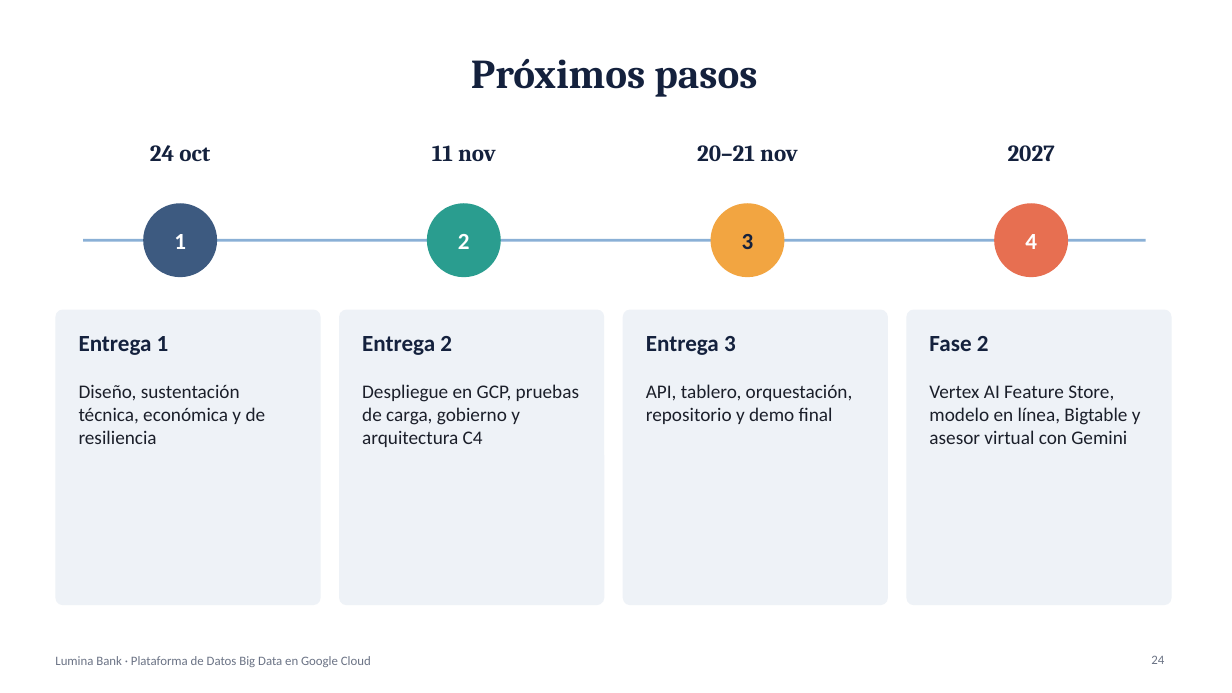
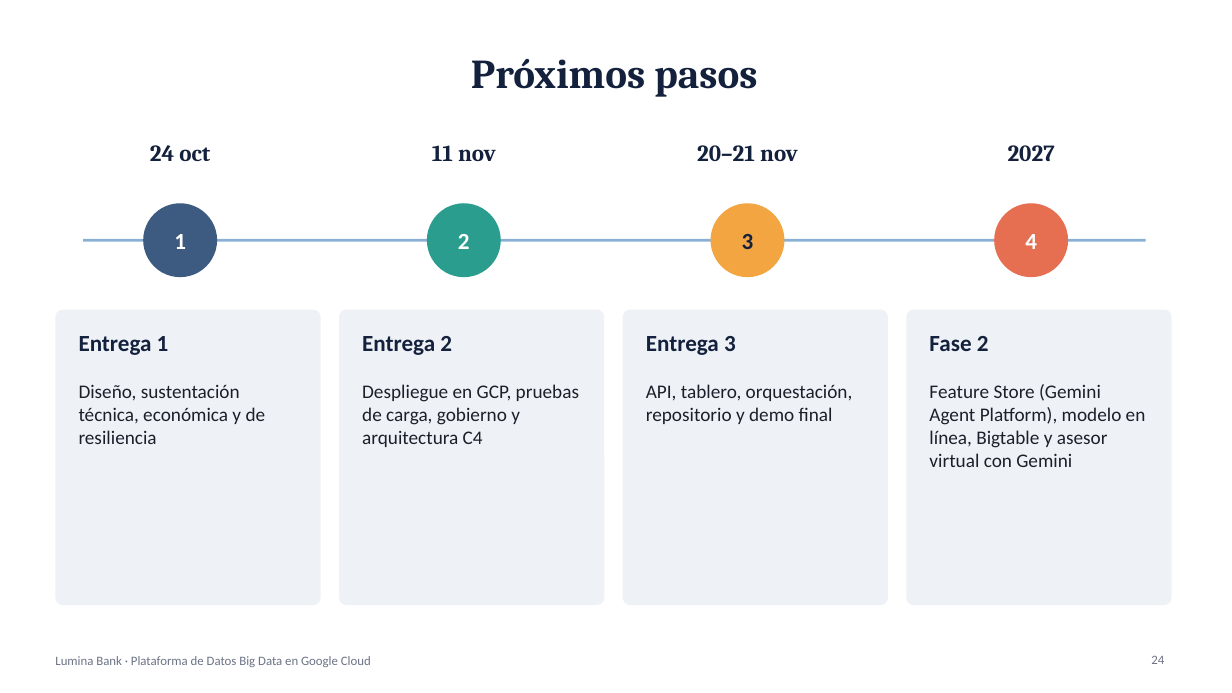
Before and after one commit to bmontoyag/utec_bigdata_trabajo, a slide deck: slide 24 of presentacion/Lumina Bank - Sustentacion.pptx. Drawn at 1232x693 pixels with LibreOffice and Linux fonts; fonts in the diff are those of the drawing. Boxes give left, top, right and bottom in pixels: in the first picture for what was removed or moved away, otherwise in the second. Text is boxed around its words. In the diff, an @@ line names an element or a change of style, - is before the commit and + after.

```diff
--- a/presentacion/Lumina Bank - Sustentacion.pptx
+++ b/presentacion/Lumina Bank - Sustentacion.pptx
@@ text at (x1=929, y1=384, x2=1146, y2=467): text changed @@
-Vertex AI Feature Store, modelo en línea, Bigtable y asesor virtual con Gemini
+Feature Store (Gemini Agent Platform), modelo en línea, Bigtable y asesor virtual con Gemini
```
Also in this commit, not shown: 13 other slides changed, 20 other files.
